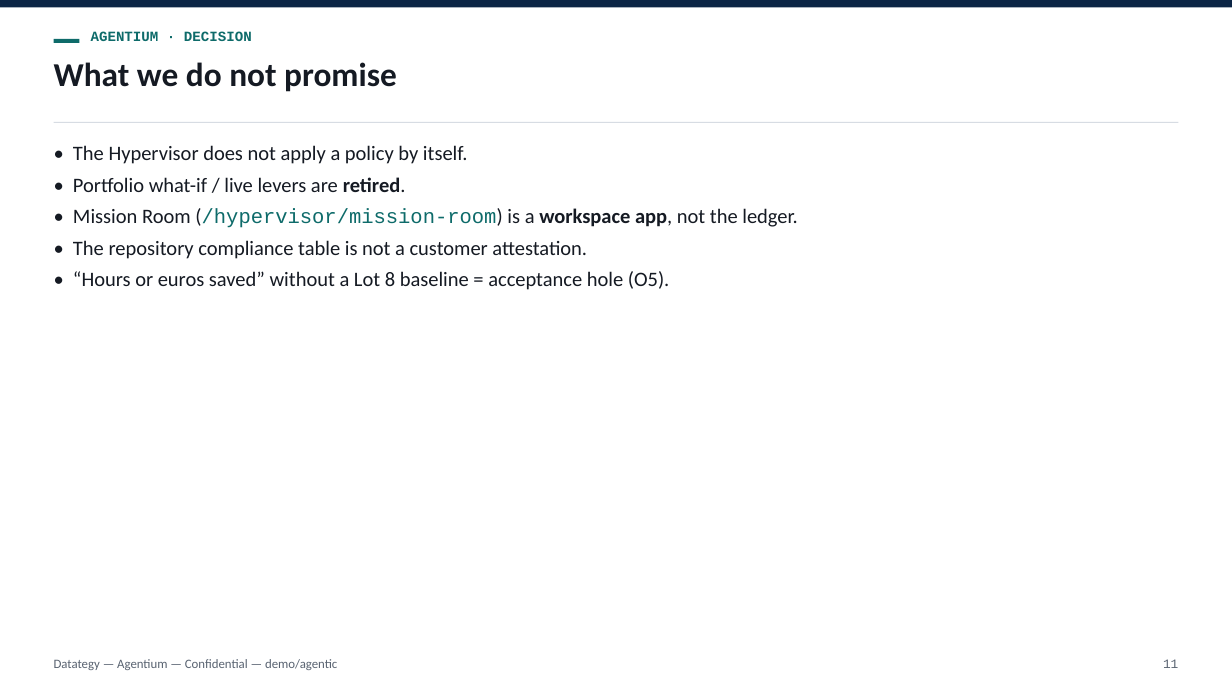
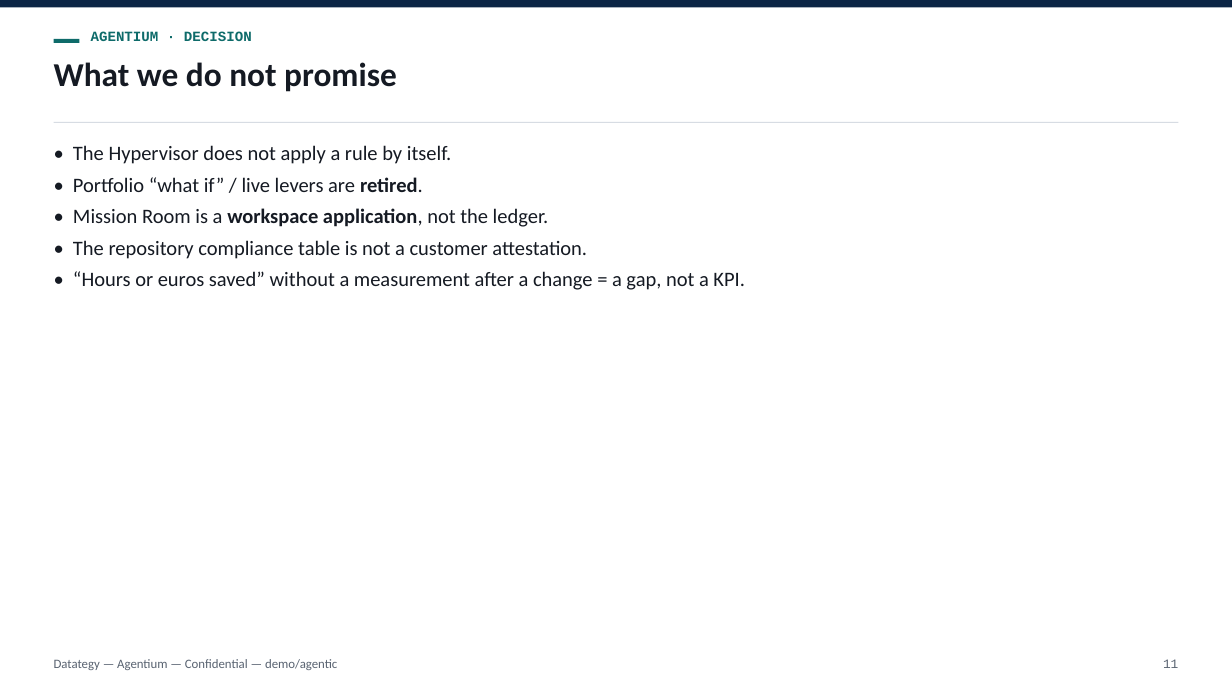
Before and after one commit to tishacian/hyusai, a slide deck: slide 11 of docs/deck-agentium-decision-adoption.en.pptx. Drawn at 1232x693 pixels with LibreOffice and Linux fonts; fonts in the diff are those of the drawing. Boxes give left, top, right and bottom in pixels: in the first picture for what was removed or moved away, otherwise in the second. Text is boxed around its words. In the diff, an @@ line names an element or a change of style, - is before the commit and + after.

```diff
--- a/docs/deck-agentium-decision-adoption.en.pptx
+++ b/docs/deck-agentium-decision-adoption.en.pptx
@@ text at box(73, 145, 452, 164): text changed @@
-• The Hypervisor does not apply a policy by itself.
+• The Hypervisor does not apply a rule by itself.
@@ text at box(73, 177, 423, 192): text changed @@
-• Portfolio what-if / live levers are retired.
+• Portfolio “what if” / live levers are retired.
@@ text at box(73, 208, 549, 227): text changed @@
-• Mission Room (/hypervisor/mission-room) is a workspace app, not the ledger.
+• Mission Room is a workspace application, not the ledger.
@@ text at box(73, 271, 745, 290): text changed @@
-• “Hours or euros saved” without a Lot 8 baseline = acceptance hole (O5).
+• “Hours or euros saved” without a measurement after a change = a gap, not a KPI.
```
Also in this commit, not shown: 12 other slides changed, 16 other files.
